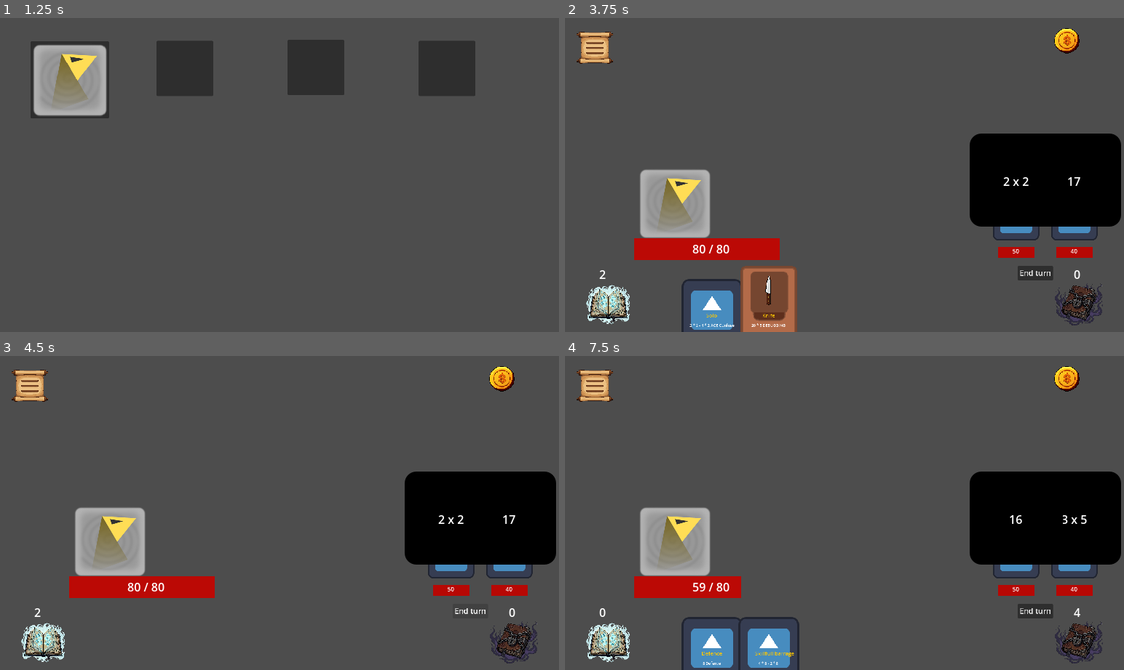
Above: before the commit, frames 1-4 (two rows, left to right).
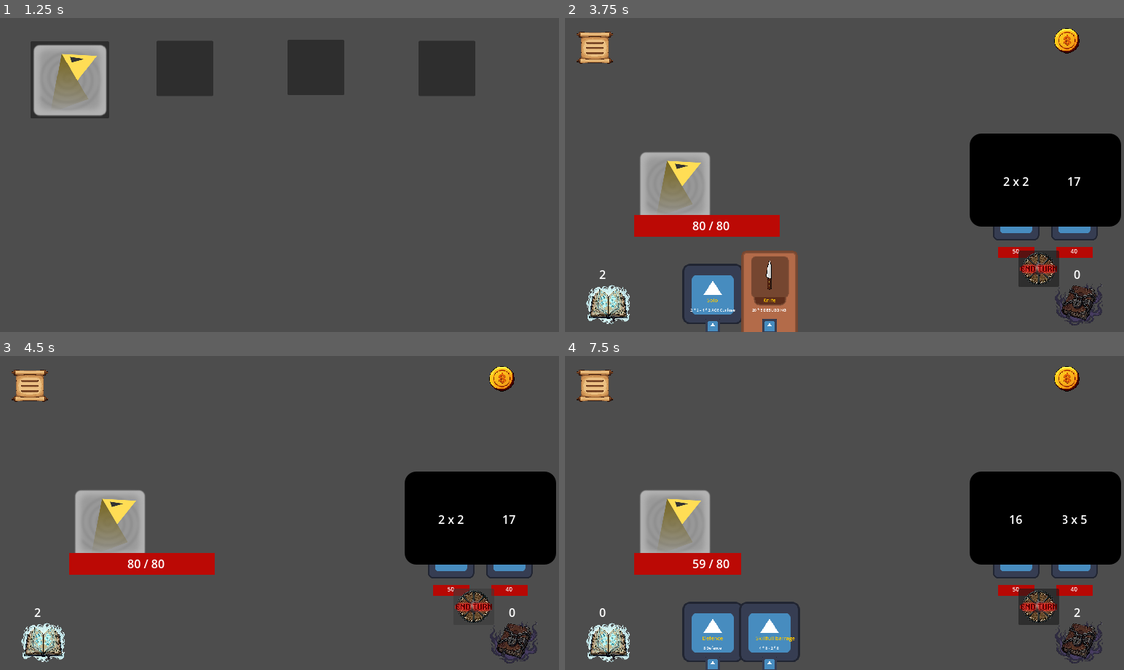
Above: after the commit, the same moments.

Repository: Frishkan/Reflex
Game: Godot game, scene res://scenes/start_screen.tscn
Same seed, same stepped clock (60 frames per second), same inputs: the game is played once before the commit and once after it. The engine's default icon, where the game draws it, is replaced by a stand-in: a white triangle on a blue panel in a dark square.
Inputs (mouse positions are in pixels of both pictures, inside the frame that each line leads up to; where the layout moved, square brackets give the same spot in the first picture):
- Up to frame 1 (1.25 s): click (106, 162) at 0.5 s
- Up to frame 2 (3.75 s): click (632, 80) at 1.25 s; click (1045, 272) at 2 s; move the mouse to (592, 262) at 2.77 s; hold A (a) 2.78-3.53 s; click (592, 262) at 2.92 s; tap D (d) at 3.05, 3.6 s; tap Enter at 3.5 s; move the mouse to (671, 266) at 3.52 s; click (671, 266) at 3.67 s
- Up to frame 3 (4.5 s): tap F (f) at 3.8 s; click (475, 607) [469, 610] at 4.25 s
- Up to frame 4 (7.5 s): click (609, 641) at 5 s; click (1079, 641) at 5.75 s; click (1040, 607) [1034, 610] at 6.5 s; click (609, 641) at 7.25 s

Frame 1 is identical in both runs. In frame 2, 8.1% of the frame differs, in the area x 12-89%, y 42-100%; in frame 3, 5.7%; in frame 4, 7.2%.
Error in both runs: Invalid access to property or key '[1, 0]' on a base object of type 'Dictionary'. (res://scripts/deck_cards.gd:13)

Commit message:
Finally fixed the inventory, still have a bug with deck

Diff:
--- a/scenes/fight_scene.tscn
+++ b/scenes/fight_scene.tscn
@@ -13,7 +13,7 @@
 script = ExtResource("1_klvbb")
 
 [node name="Hero" type="Node2D" parent="."]
-position = Vector2(150, 275)
+position = Vector2(150, 251)
 scale = Vector2(0.5, 0.5)
 
 [node name="Sprite2D" type="Sprite2D" parent="Hero"]
--- a/scenes/hand.tscn
+++ b/scenes/hand.tscn
@@ -1,6 +1,7 @@
-[gd_scene load_steps=2 format=3 uid="uid://d3oa5axvtgx1k"]
+[gd_scene load_steps=3 format=3 uid="uid://d3oa5axvtgx1k"]
 
 [ext_resource type="Script" path="res://scripts/hand.gd" id="1_vr60v"]
+[ext_resource type="Texture2D" uid="uid://b6m066kxp5ado" path="res://textures/end_turn2.png" id="2_35w6r"]
 
 [node name="Hand" type="Node2D"]
 scale = Vector2(0.65, 0.65)
@@ -11,12 +12,12 @@
 texture_filter = 1
 
 [node name="EndTurnButton" type="Button" parent="."]
-offset_left = 826.155
-offset_top = 4.62532e-05
-offset_right = 901.155
-offset_bottom = 31.0
+offset_left = 826.0
+offset_right = 912.0
+offset_bottom = 77.0
 focus_mode = 0
-text = "End turn"
+icon = ExtResource("2_35w6r")
+expand_icon = true
 
 [connection signal="child_exiting_tree" from="Cards" to="." method="_on_cards_child_exiting_tree"]
 [connection signal="pressed" from="EndTurnButton" to="." method="_on_end_turn_button_pressed"]
--- a/scenes/hud.tscn
+++ b/scenes/hud.tscn
@@ -31,7 +31,7 @@
 unique_name_in_owner = true
 
 [node name="Hand" parent="." instance=ExtResource("4_u08ry")]
-position = Vector2(87, 340)
+position = Vector2(88, 319)
 
 [node name="Gold" type="Node2D" parent="."]
 position = Vector2(671, 10)
@@ -116,7 +116,7 @@
 script = ExtResource("5_xm5f8")
 
 [node name="Health" type="Node2D" parent="."]
-position = Vector2(197, 317)
+position = Vector2(197, 285)
 
 [node name="HeroHealthBar" type="TextureProgressBar" parent="Health"]
 offset_left = -100.0
--- a/scripts/Singleton.gd
+++ b/scripts/Singleton.gd
@@ -7,7 +7,7 @@
 ## 						1 - played
 ## 						2 - voided
 ## 						3 - hand
-var deck : Array[Array] = [[[]],[[]],[[]],[[]]]
+var deck : Array[Array] = [[],[],[],[]]
 var cards_count_in_hand_per_draw : int
 var character : int
 
--- a/scripts/cards_library.gd
+++ b/scripts/cards_library.gd
@@ -7,11 +7,11 @@
 		1:
 			Singleton.deck[0] = [[Card.Name.KNIFE, 0], [Card.Name.DEFENCE, 0], [Card.Name.SOLO, 0], [Card.Name.SKILLFULL_BARRAGE, 0]]
 		2:
-			Singleton.deck[0] = [[Card.Name.KNIFE, 0], [Card.Name.KNIFE, 0], [Card.Name.KNIFE, 0], [Card.Name.SKILLFULL_BARRAGE, 0]]
+			Singleton.deck[0] = [Card.Name.KNIFE, Card.Name.KNIFE, Card.Name.KNIFE, Card.Name.SKILLFULL_BARRAGE]
 		3:
-			Singleton.deck[0] = [[Card.Name.FIREBALL, 0], [Card.Name.KNIFE, 0], [Card.Name.KNIFE, 0], [Card.Name.SKILLFULL_BARRAGE, 0]]
+			Singleton.deck[0] = [Card.Name.FIREBALL, Card.Name.KNIFE, Card.Name.KNIFE, Card.Name.SKILLFULL_BARRAGE]
 		4:
-			Singleton.deck[0] = [[Card.Name.KNIFE, 0], [Card.Name.KNIFE, 0], [Card.Name.KNIFE, 0], [Card.Name.SKILLFULL_BARRAGE, 0]]
+			Singleton.deck[0] = [Card.Name.KNIFE, Card.Name.KNIFE, Card.Name.KNIFE, Card.Name.SKILLFULL_BARRAGE]
 
 ## card info, stats
 const ICONS := { ## NAME[preload(texture), Vector2(scale), "name", "short description", "long description", preload(QTE_icon)]
--- a/scripts/deck_cards.gd
+++ b/scripts/deck_cards.gd
@@ -5,7 +5,7 @@
 var height : int
 var offset_bottom := 0
 
-func cards_grid_initiate(deck_type : int) : ## a bug happening here (1 card spawns to the side, it shouldn't even exist)
+func cards_grid_initiate(deck_type : int) : ## a bug happening here (1 card spawns to the side, it shouldn't even exist) !!!!!!!
 	for cards in Singleton.deck[deck_type].size() :
 		var new_card = HAND_CARD.instantiate() as Control
 		self.add_child(new_card)
--- a/scripts/hand.gd
+++ b/scripts/hand.gd
@@ -28,7 +28,7 @@
 	for hand_card in cards.get_children() :
 		if cards.get_children()[cards.get_children().find(card)].index < hand_card.index :
 			hand_card.index += -1
-	Singleton.deck[1].append(card.hand_card_name)
+	Singleton.deck[1].append([card.hand_card_name, card.upgraded])
 	$/root/game/hud/Deck/CardsPlayed.text = str(Singleton.deck[1].size())
 	Singleton.deck[3].remove_at(card.index - 1)
 	Events.card_recalculate.emit()
@@ -69,17 +69,20 @@
 		await get_tree().create_timer(0.001).timeout
 
 func shuffle() :
-	Singleton.deck[0].append_array(Singleton.deck[1])
+	for card in Singleton.deck[1] :
+		Singleton.deck[0].append(card)
 	Singleton.deck[1].clear()
 	$/root/game/hud/Deck/CardsPlayed.text = str(Singleton.deck[1].size())
 	$/root/game/hud/Deck/CardsToDraw.text = str(Singleton.deck[0].size())
 
 func _on_end_turn_button_pressed() -> void:
 	if turn_endable && !$/root/game/FightScene/QTEs.qte_active :
-		Singleton.deck[1].append_array(Singleton.deck[3])
+		for card in Singleton.deck[3] :
+			Singleton.deck[1].append(card)
 		Singleton.deck[3].clear()
 		turn_endable = false
 		for card in cards.get_child_count() :
 			cards.get_child(0).queue_free()
 			await get_tree().create_timer(0.1).timeout
 		Events.turn_ended.emit()
+		print(Singleton.deck)
Binary file added: textures/end_turn2.png
Not shown, added: textures/end_turn2.png.import
